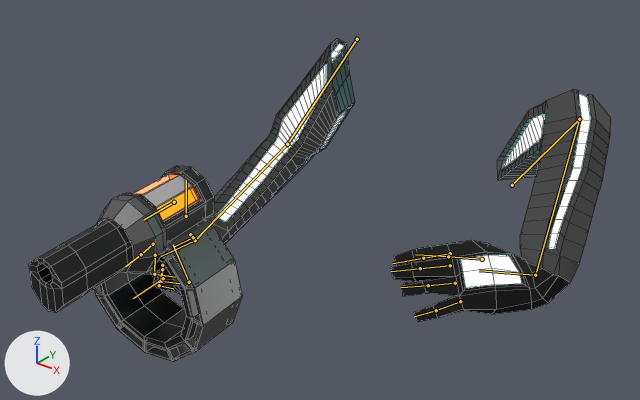
Renders of the Blender file Assets/weapons/shot/chautshot - Copy.blend from each side of a commit.
The view is the same before and after, from a 50 mm lens placed at (37.4, -58.1, 17.6), pointed at (1.3, -12.9, -10.4). Every picture has the same lights, and +X, +Y and +Z are marked at lower left. Both versions are drawn at frame 201 of the action 'ViewmodelArmatureAction'; the numbers are the values there. The bones that bend it are drawn over the model as lines. Mesh edges are drawn as thin lines.

In view in the first picture: 'Arms', 'Cylinder.005'.
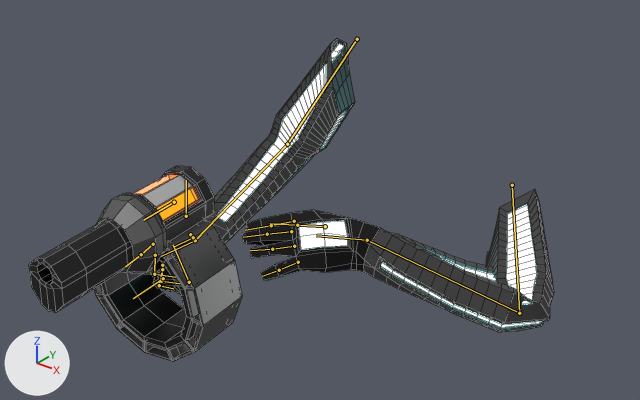
What the commit changed:
Bone 'HandIK.L' (bone_handik_l) moves from (0.94, 0.37, 2.23) to (0.61, -1.95, 0.35).
Bone 'ElbowIK.L' (bone_elbowik_l) moves from (2.49, -2.53, -2.46) to (1.38, 2.47, 3.76).

Changed parts and their boxes [x1, y1, x2, y2] in the pictures (640 x 400 px):
'Arms', posed (12% narrower)
    before: [153, 38, 611, 321]
    after: [153, 38, 554, 332]
